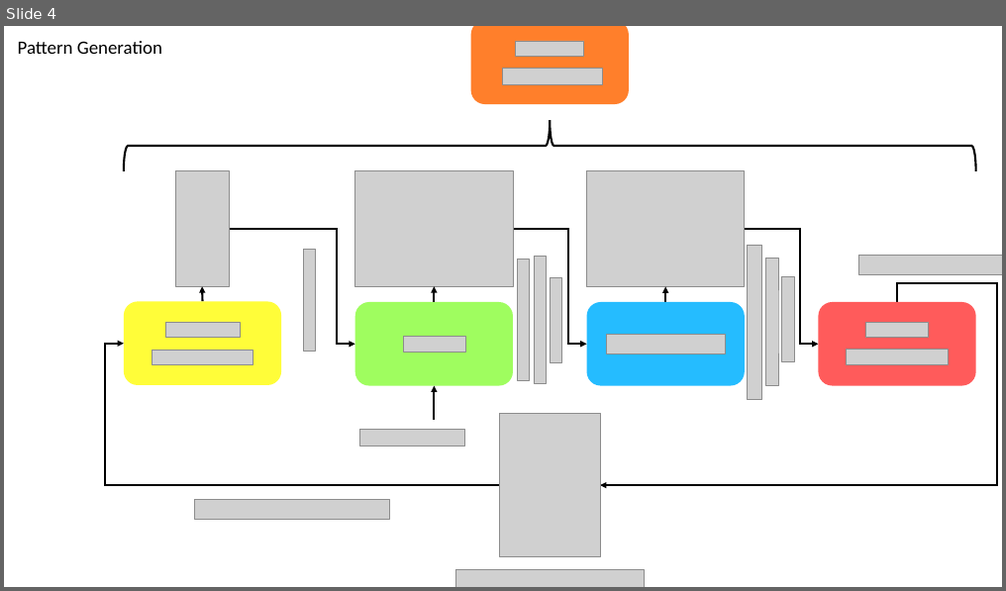
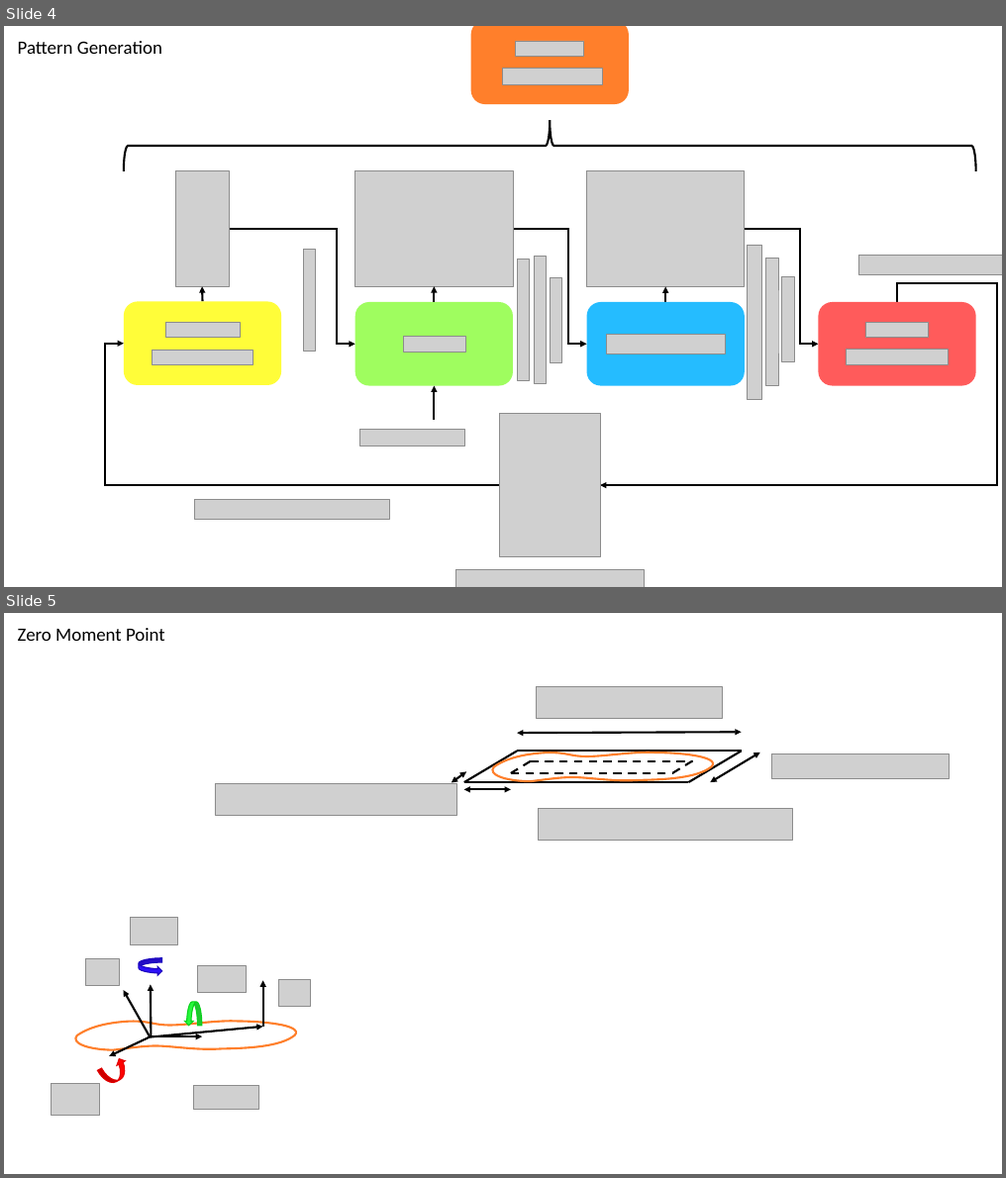
Before and after one commit to mhubii/masters_thesis, a slide deck: windows/masters_thesis_imgs.pptx. Shown one above the other, each under a label of ours: slide 4 before the commit, slides 4 and 5 after it. The pictures are 1006x591 and 1006x1178 pixels, drawn with LibreOffice and Linux fonts; fonts in the diff are those of the drawing; grey boxes stand for pictures; background and template pictures are left out. Boxes give left, top, right and bottom in pixels: in the first picture for what was removed or moved away, otherwise in the second. Text is boxed around its words. In the diff, an @@ line names an element or a change of style, - is before the commit and + after.

```diff
--- a/windows/masters_thesis_imgs.pptx
+++ b/windows/masters_thesis_imgs.pptx
@@ slide 5 added at (4,613,1002,1174), background #FFFFFF @@
@@ text added at (18,628,165,641), 18 pt, text #000000 @@
+Zero Moment Point
@@ group added at (215,687,948,840): 8 lines, 4 pictures, 4 double arrows, 1 freeform shape @@
@@ group added at (52,918,311,1116): 6 pictures, 6 arrows, 3 curved right arrows, 1 freeform shape @@
```
Also in this commit, not shown: 1 other slide added, 1 slide removed, 1 other file.
